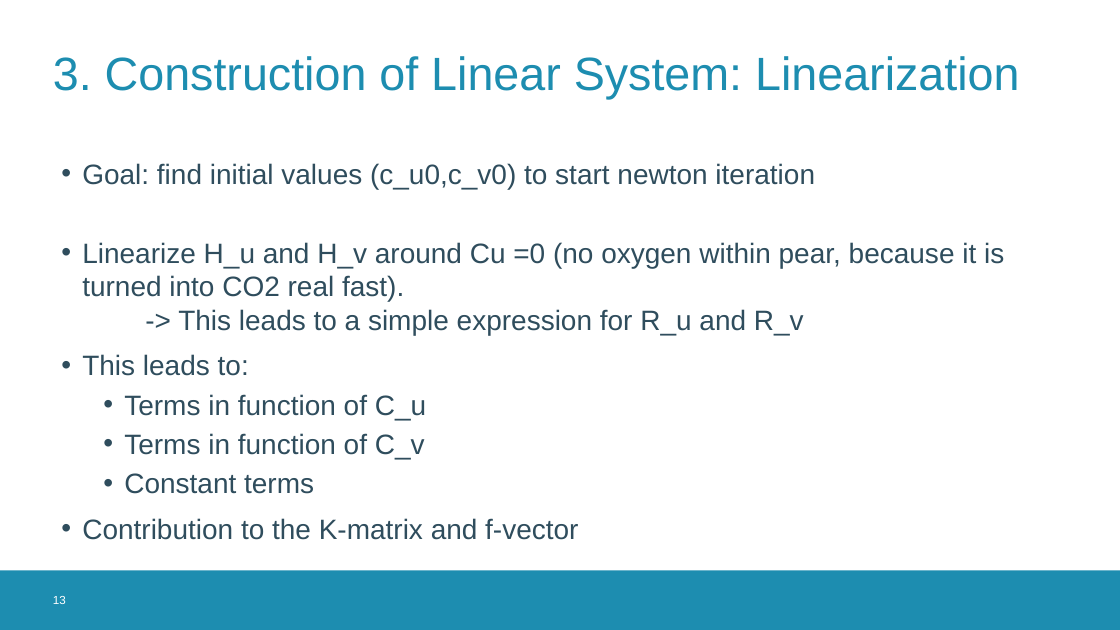
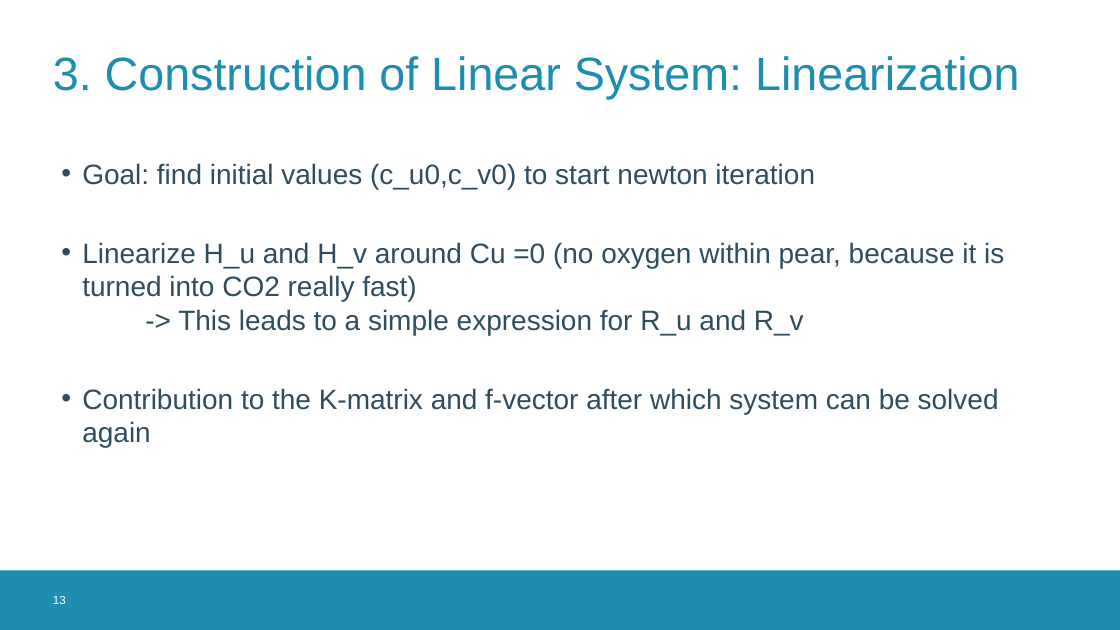
Before and after one commit to MichielDeKoninck/ThePearProject, a slide deck: slide 13 of PearProjectPresentation.pptx. Drawn at 1120x630 pixels with LibreOffice and Linux fonts; fonts in the diff are those of the drawing; background and template pictures are left out. Boxes give left, top, right and bottom in pixels: in the first picture for what was removed or moved away, otherwise in the second. Text is boxed around its words. In the diff, an @@ line names an element or a change of style, - is before the commit and + after.

Commit message:
Updated presentation

```diff
--- a/PearProjectPresentation.pptx
+++ b/PearProjectPresentation.pptx
@@ text at (82,242,1004,448): text changed @@
-• Linearize H_u and H_v around Cu =0 (no oxygen within pear, because it is turned into CO2 real fast).
-  -> This leads to a simple expression for R_u and R_v
-• This leads to:
-  • Terms in function of C_u
-  • Terms in function of C_v
-  • Constant terms
-• Contribution to the K-matrix and f-vector
+• Linearize H_u and H_v around Cu =0 (no oxygen within pear, because it is turned into CO2 really fast)
+  -> This leads to a simple expression for R_u and R_v
+• Contribution to the K-matrix and f-vector after which system can be solved again
```
Also in this commit, not shown: 6 other slides changed, 1 other file.
